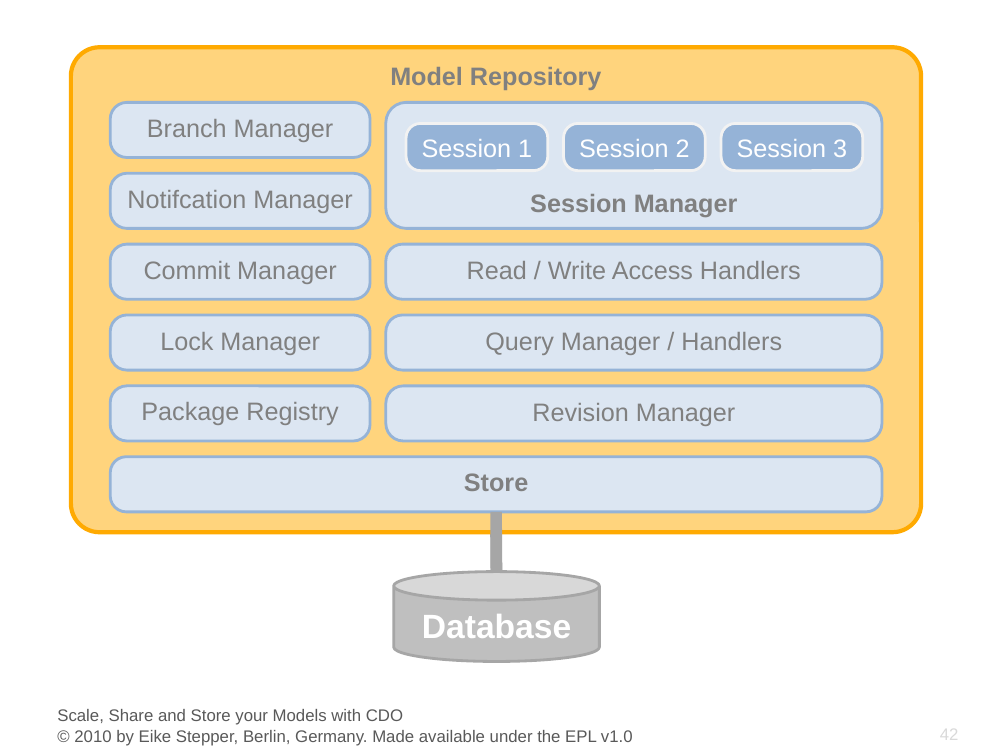
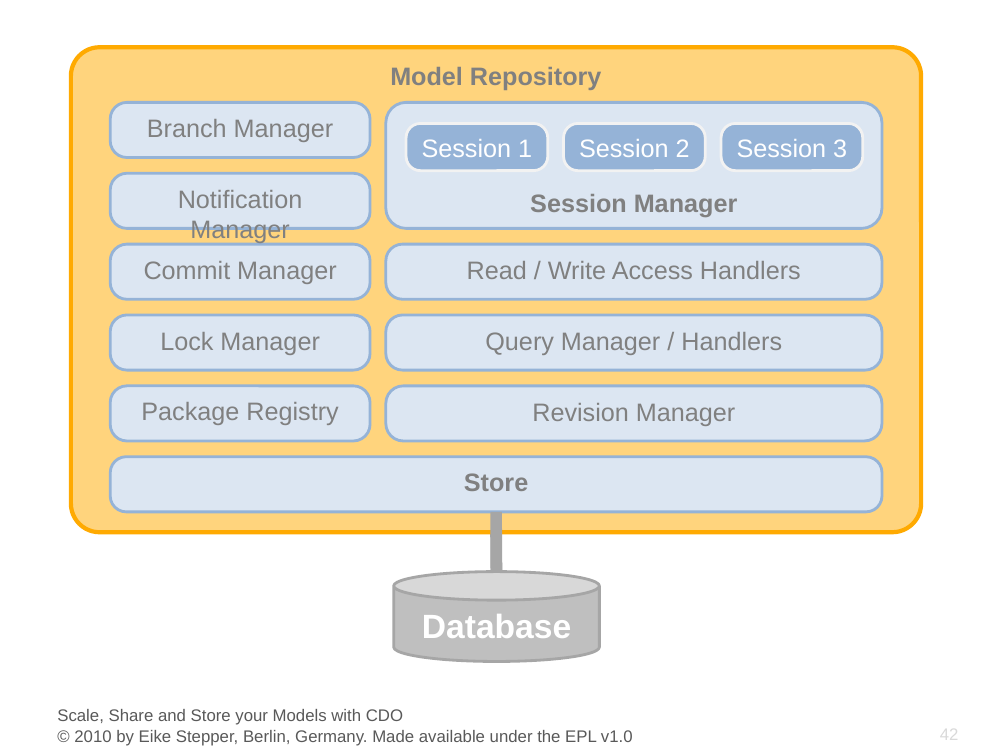
Before and after one commit to eclipse-cdo/cdo.www, a slide deck: slide 42 of documentation/presentations/JAX_2010/CDO_JAX2010.pptx. Drawn at 1008x756 pixels with LibreOffice and Linux fonts; fonts in the diff are those of the drawing; background and template pictures are left out. Boxes give left, top, right and bottom in pixels: in the first picture for what was removed or moved away, otherwise in the second. Text is boxed around its words. In the diff, an @@ line names an element or a change of style, - is before the commit and + after.

Commit message:
added enterprise modeling day slides

```diff
--- a/documentation/presentations/JAX_2010/CDO_JAX2010.pptx
+++ b/documentation/presentations/JAX_2010/CDO_JAX2010.pptx
@@ text in rounded rectangle at (178, 190, 303, 244): text changed @@
-Notifcation Manager
+Notification Manager
```
Also in this commit, not shown: 4 other files.
